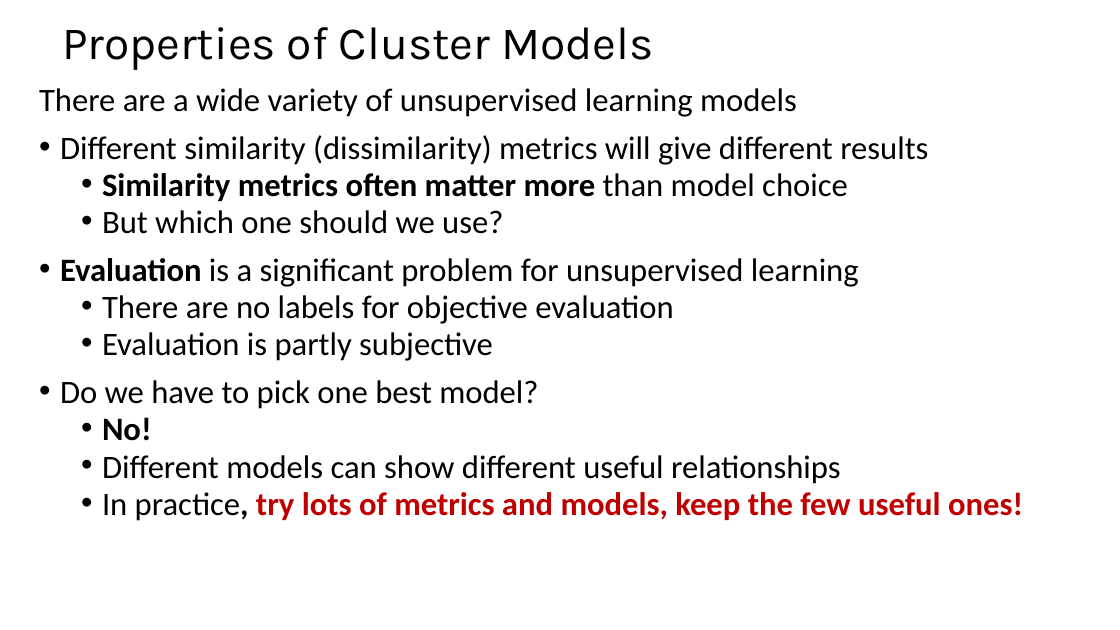
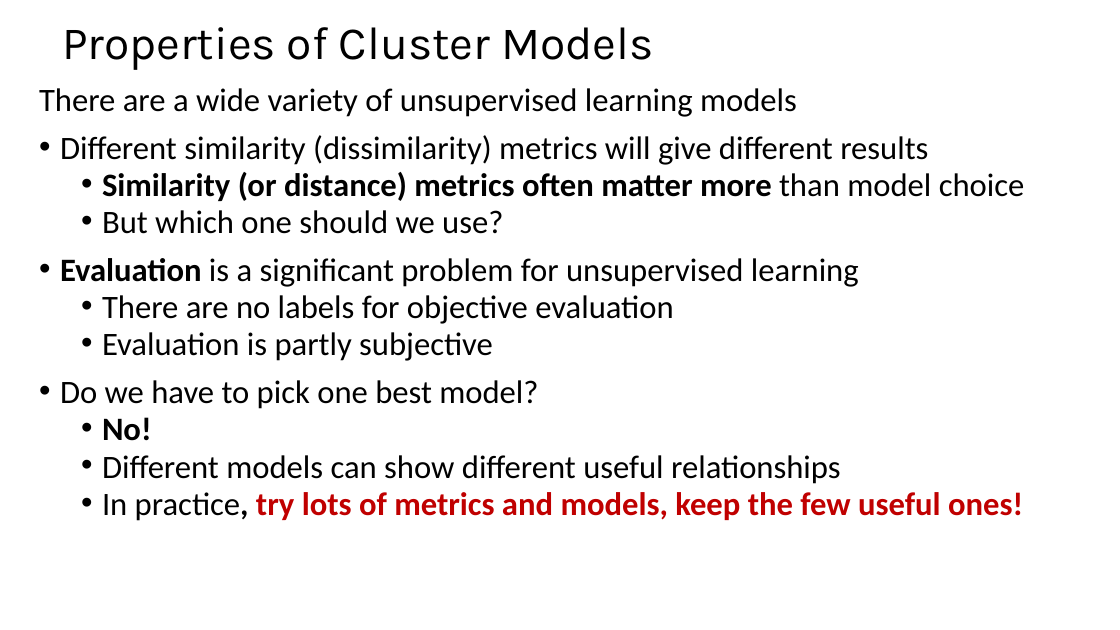
Before and after one commit to LucaComi/CSCI-E-108, a slide deck: slide 9 of slides/9_IntroductionToClustering_Part1.pptx. Drawn at 1120x630 pixels with LibreOffice and Linux fonts; fonts in the diff are those of the drawing. Boxes give left, top, right and bottom in pixels: in the first picture for what was removed or moved away, otherwise in the second. Text is boxed around its words. In the diff, an @@ line names an element or a change of style, - is before the commit and + after.

```diff
--- a/slides/9_IntroductionToClustering_Part1.pptx
+++ b/slides/9_IntroductionToClustering_Part1.pptx
@@ text at bbox=[102, 172, 1025, 201]: text changed @@
-  • Similarity metrics often matter more than model choice
+  • Similarity (or distance) metrics often matter more than model choice
```
Also in this commit, not shown: 7 other slides changed, 1 slide removed.
